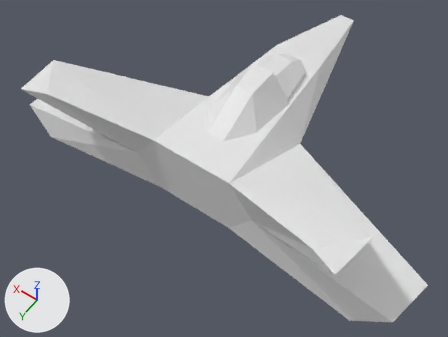
An edit to the Blender file Resources/player/player.blend, drawn before and after from the same camera.
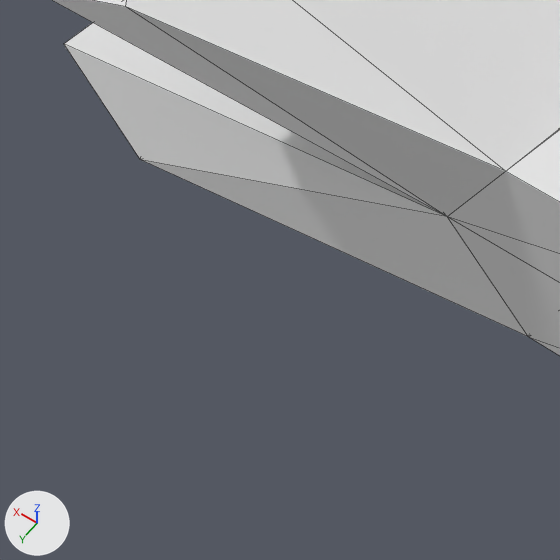
Each version is shown whole from a camera (50 mm lens) standing at (-1.77, 2.47, 3.68) and looking at (0.05, -0.08, -0.33), then close up on the part from 3% to 38% of the width and 27% to 74% of the height. Arrows for +X, +Y and +Z are at lower left; the lights stay in place. The close-ups show mesh edges as thin lines.

Objects in the first close-up: '立方体'.
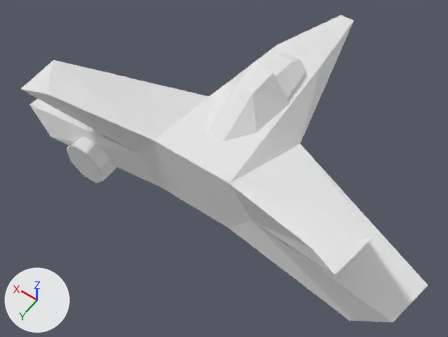
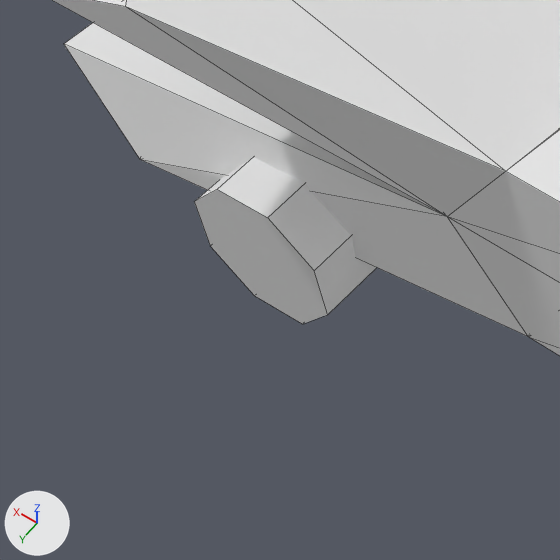
Where the newer file only moved an object's origin or applied its transform, the numbers keep the older frame.

Pixel boxes (x1, y1, x2, y2) of what changed, in the close-ups (560 x 560 px):
'円柱', added
    after: (194, 157, 377, 324)

What the commit changed:
Mesh me_円柱 is new.
It is an 8-sided cylinder along y spanning x 0.794..1.181, y 0.154..0.563, z -0.499..-0.113.
Object '円柱' (ob_円柱) is new; it shows me_円柱.
Its location is (0.0, 0.0, 0.0).
